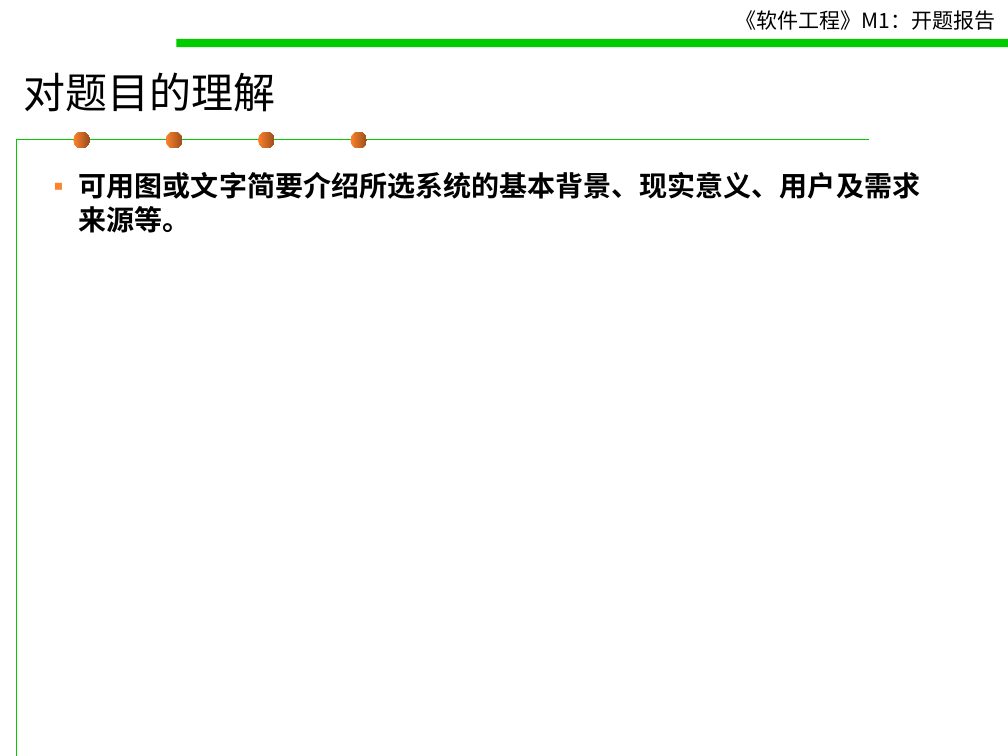
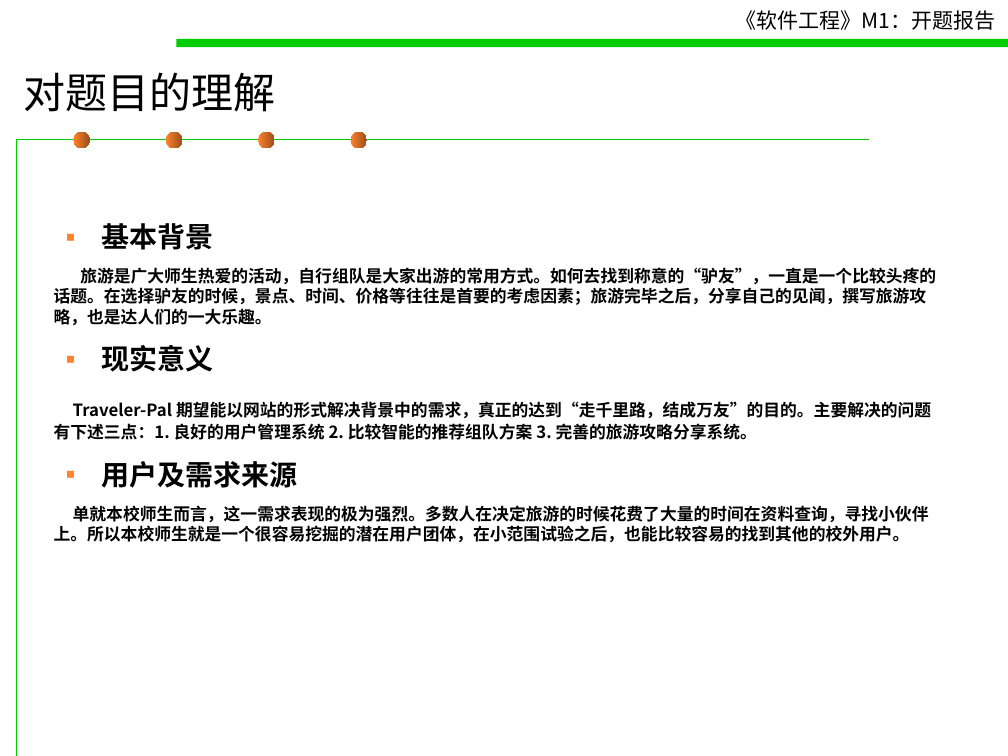
Before and after one commit to October-66/Traveler-Pal, a slide deck: slide 3 of doc/M1 - 开题报告.ppt. Drawn at 1008x756 pixels with LibreOffice and Linux fonts; fonts in the diff are those of the drawing. Boxes give left, top, right and bottom in pixels: in the first picture for what was removed or moved away, otherwise in the second. Text is boxed around its words. In the diff, an @@ line names an element or a change of style, - is before the commit and + after.

```diff
--- a/doc/M1 - 开题报告.ppt
+++ b/doc/M1 - 开题报告.ppt
@@ text at (x1=54, y1=223, x2=936, y2=542): text changed; size 20 to 12 pt; font Calibri to Noto Sans CJK SC @@
-▪ 可用图或文字简要介绍所选系统的基本背景、现实意义、用户及需求来源等。
+▪ 基本背景
+旅游是广大师生热爱的活动，自行组队是大家出游的常用方式。如何去找到称意的“驴友”，一直是一个比较头疼的话题。在选择驴友的时候，景点、时间、价格等往往是首要的考虑因素；旅游完毕之后，分享自己的见闻，撰写旅游攻略，也是达人们的一大乐趣。
+▪ 现实意义
+Traveler-Pal 期望能以网站的形式解决背景中的需求，真正的达到“走千里路，结成万友”的目的。主要解决的问题有下述三点：1. 良好的用户管理系统 2. 比较智能的推荐组队方案 3. 完善的旅游攻略分享系统。
+▪ 用户及需求来源
+单就本校师生而言，这一需求表现的极为强烈。多数人在决定旅游的时候花费了大量的时间在资料查询，寻找小伙伴上。所以本校师生就是一个很容易挖掘的潜在用户团体，在小范围试验之后，也能比较容易的找到其他的校外用户。
```
Also in this commit, not shown: 3 other slides changed, 1 slide added, 1 slide removed.
